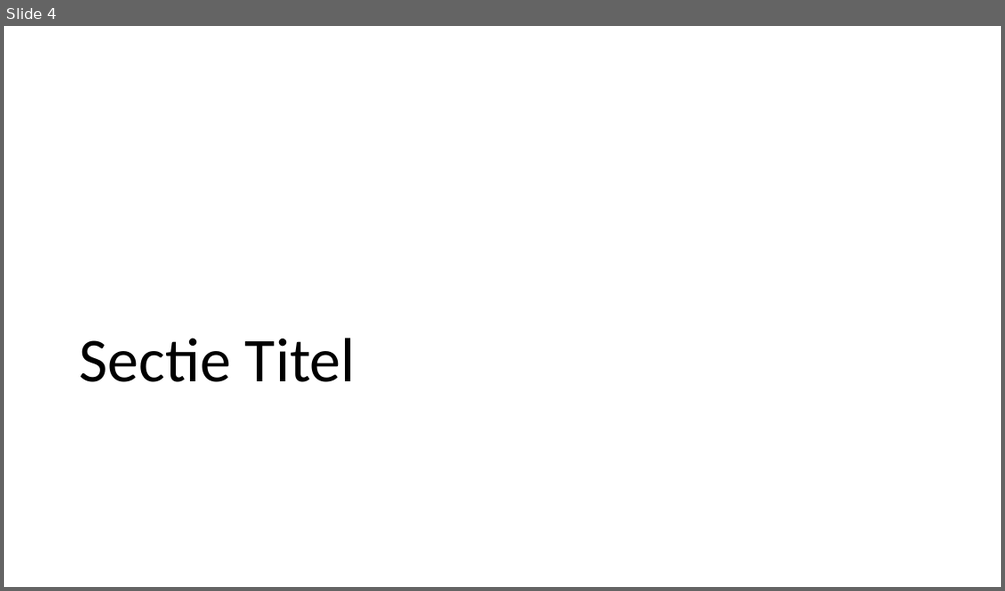
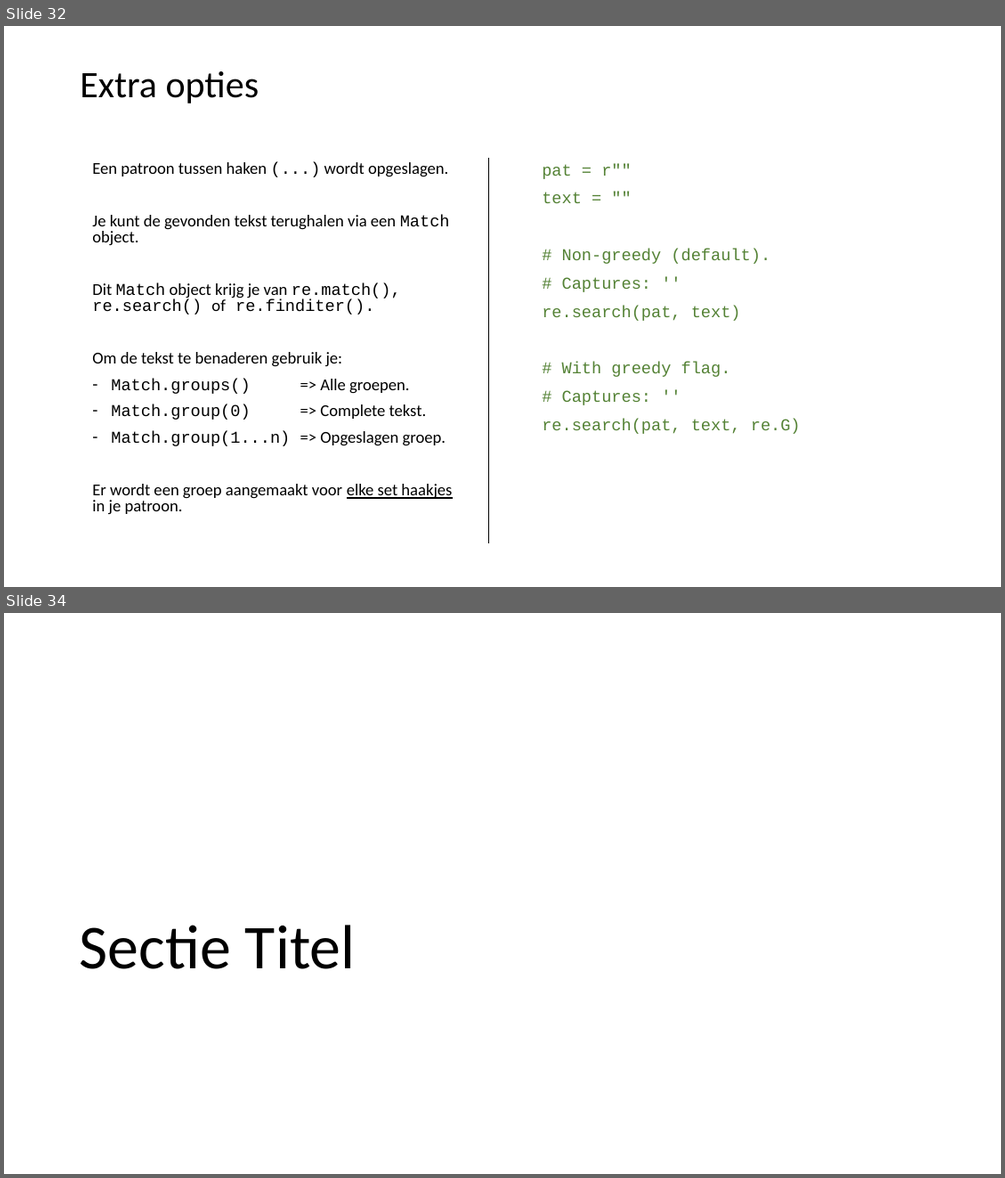
Before and after one commit to LFKoning/knowledge-sharing, a slide deck: python_trainees/5_nlp/python_traineeship_5.pptx. Shown one above the other, each under a label of ours: slide 4 before the commit, slides 32 and 34 after it; the slides between them are not shown. The pictures are 1005x591 and 1005x1178 pixels, drawn with LibreOffice and Linux fonts; fonts in the diff are those of the drawing. Boxes give left, top, right and bottom in pixels: in the first picture for what was removed or moved away, otherwise in the second. Text is boxed around its words. In the diff, an @@ line names an element or a change of style, - is before the commit and + after.

```diff
--- a/python_trainees/5_nlp/python_traineeship_5.pptx
+++ b/python_trainees/5_nlp/python_traineeship_5.pptx
@@ slide 32 added at [4, 26, 1001, 587], background #FFFFFF @@
@@ title added at [80, 71, 259, 103], 36 pt, text #000000 @@
+Extra opties
@@ line added from (488, 158) to (488, 543), #000000 1 pt @@
@@ text added at [92, 162, 452, 514], 16 pt, text #000000 @@
+Een patroon tussen haken (...) wordt opgeslagen.
+Je kunt de gevonden tekst terughalen via een Match object.
+Dit Match object krijg je van re.match(), re.search() of re.finditer().
+Om de tekst te benaderen gebruik je:
+– Match.groups() => Alle groepen.
+– Match.group(0) => Complete tekst.
+– Match.group(1...n) => Opgeslagen groep.
+Er wordt een groep aangemaakt voor elke set haakjes in je patroon.
@@ text added at [542, 164, 801, 434], 16 pt, text #548235 @@
+pat = r""
+text = ""
+# Non-greedy (default).
+# Captures: ''
+re.search(pat, text)
+# With greedy flag.
+# Captures: ''
+re.search(pat, text, re.G)
@@ what was slide 4 is now slide 34 @@
```
Also in this commit, not shown: 4 slides changed, 27 other slides added, 3 slides removed, 3 other files.
